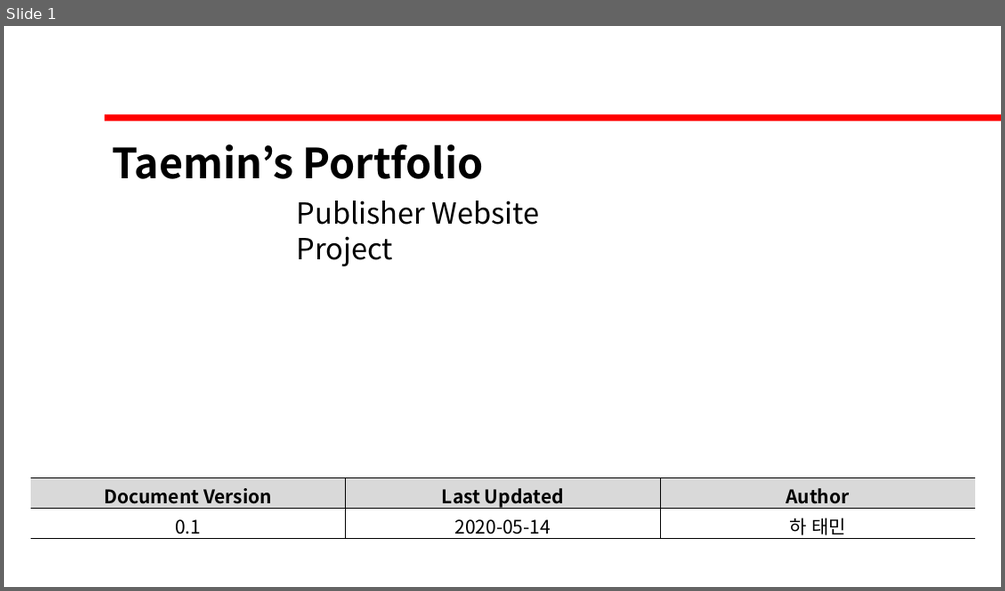
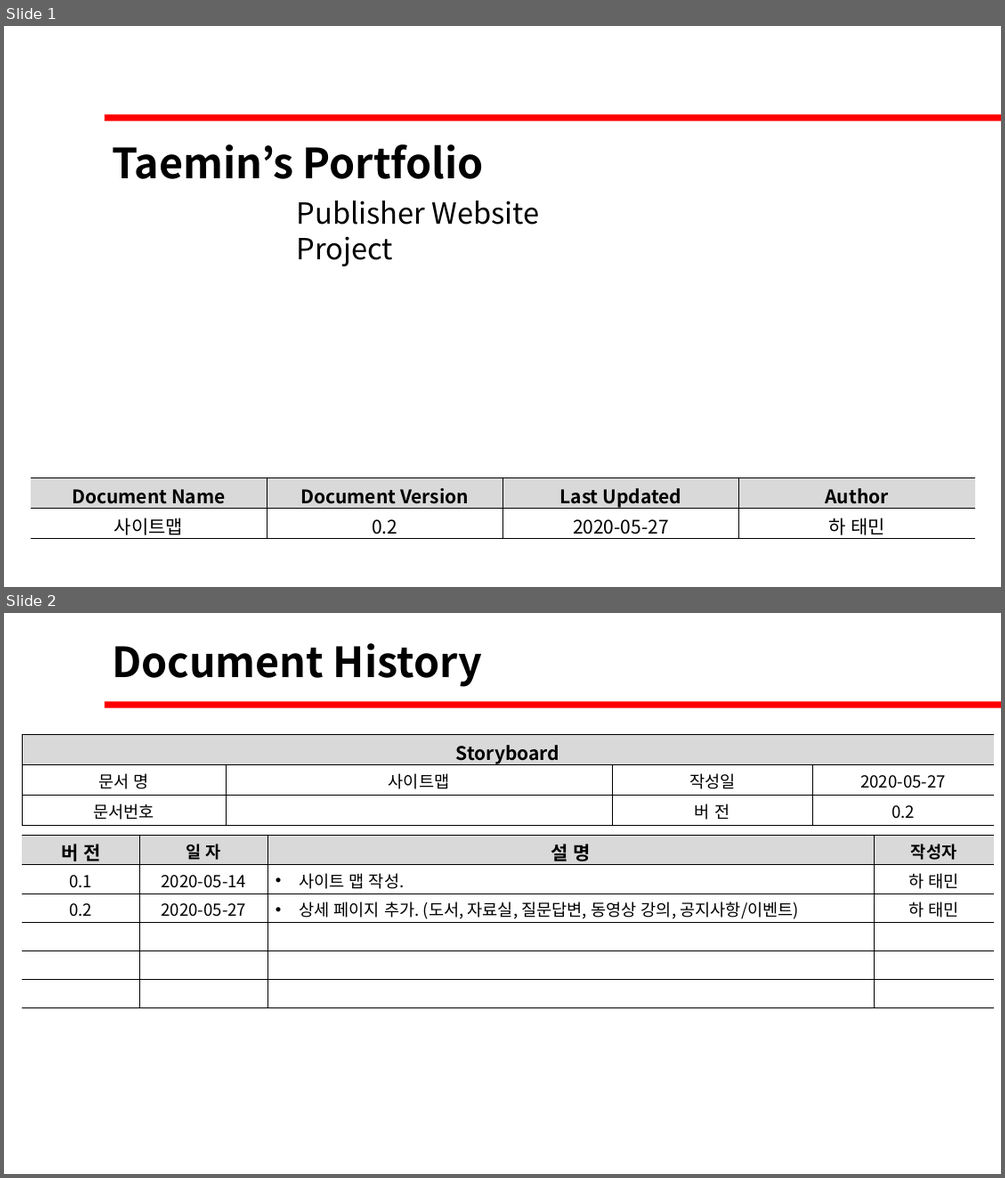
Before and after one commit to David-Ha-1217/Publisher_Portfolio, a slide deck: Documents/사이트맵.pptx. Shown one above the other, each under a label of ours: slide 1 before the commit, slides 1 and 2 after it. The pictures are 1005x591 and 1005x1178 pixels, drawn with LibreOffice and Linux fonts; fonts in the diff are those of the drawing. Boxes give left, top, right and bottom in pixels: in the first picture for what was removed or moved away, otherwise in the second. Text is boxed around its words. In the diff, an @@ line names an element or a change of style, - is before the commit and + after.

Commit message:
(2020-05-27) 문서 및 마크업 수정.

```diff
--- a/Documents/사이트맵.pptx
+++ b/Documents/사이트맵.pptx
@@ slide 2 added at (x1=4, y1=613, x2=1001, y2=1174), background #FFFFFF @@
@@ text added at (x1=112, y1=643, x2=482, y2=687), 40 pt, text #000000, bold @@
+Document History
@@ rectangle added at (x1=105, y1=701, x2=1001, y2=708), fill #FF0000 @@
@@ table added at (x1=22, y1=734, x2=994, y2=826), 3 rows, 4 columns @@
+Storyboard |  |  | 
+문서 명 | 사이트맵 | 작성일 | 2020-05-27
+문서번호 |  | 버 전 | 0.2
@@ table added at (x1=22, y1=835, x2=994, y2=1008), 6 rows, 4 columns @@
+버 전 | 일 자 | 설 명 | 작성자
+0.1 | 2020-05-14 | 사이트 맵 작성. | 하 태민
+0.2 | 2020-05-27 | 상세 페이지 추가. (도서, 자료실, 질문답변, 동영상 강의, 공지사항/이벤트) | 하 태민
+ |  |  | 
+ |  |  | 
+ |  |  | 
@@ slide 1 changed as well @@
@@ table at (x1=31, y1=477, x2=976, y2=539) @@
-column 1: Document Version | 0.1
-column 2: Last Updated | 2020-05-14
+column 1: Document Name | 사이트맵
+column 2: Document Version | 0.2
+column 3: Last Updated | 2020-05-27
```
Also in this commit, not shown: 1 other slide changed, 9 other files.
